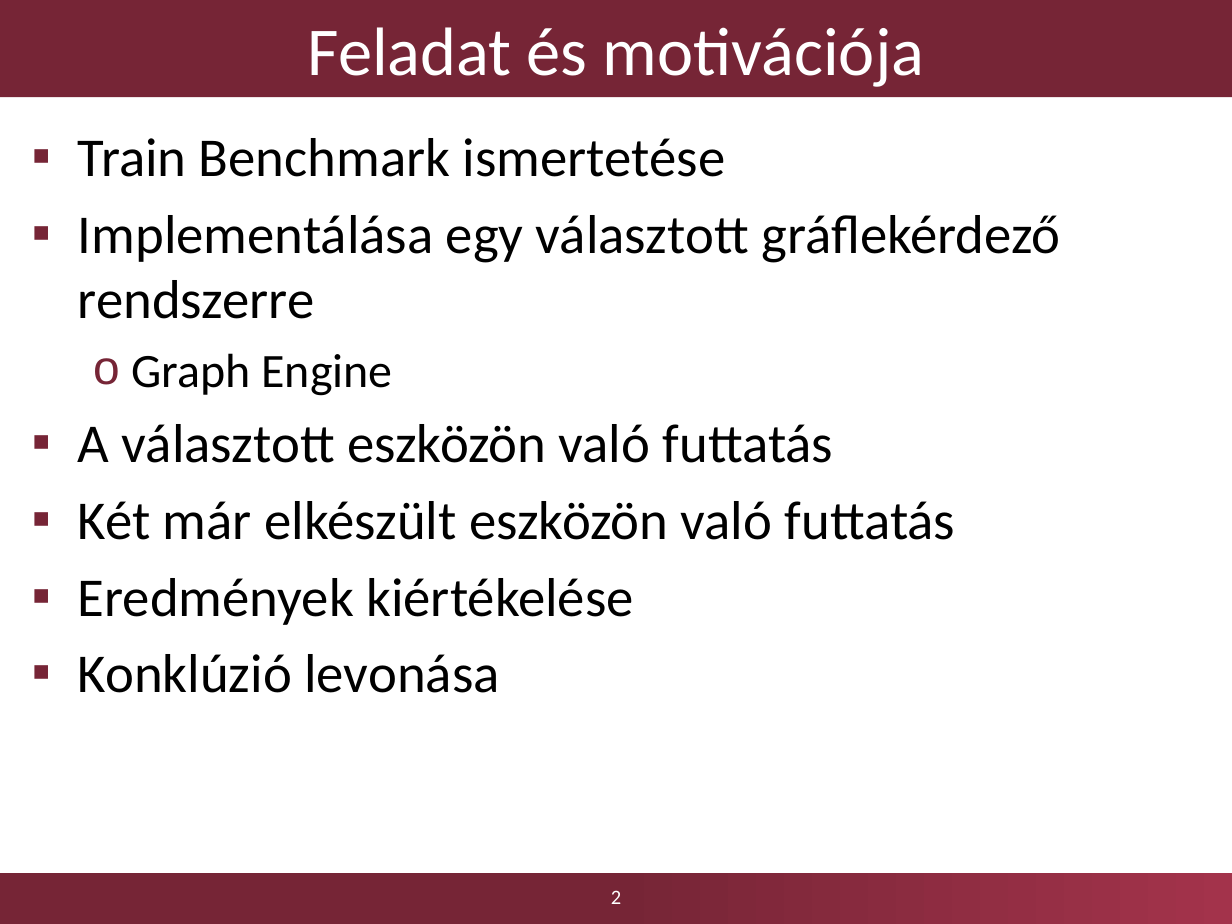
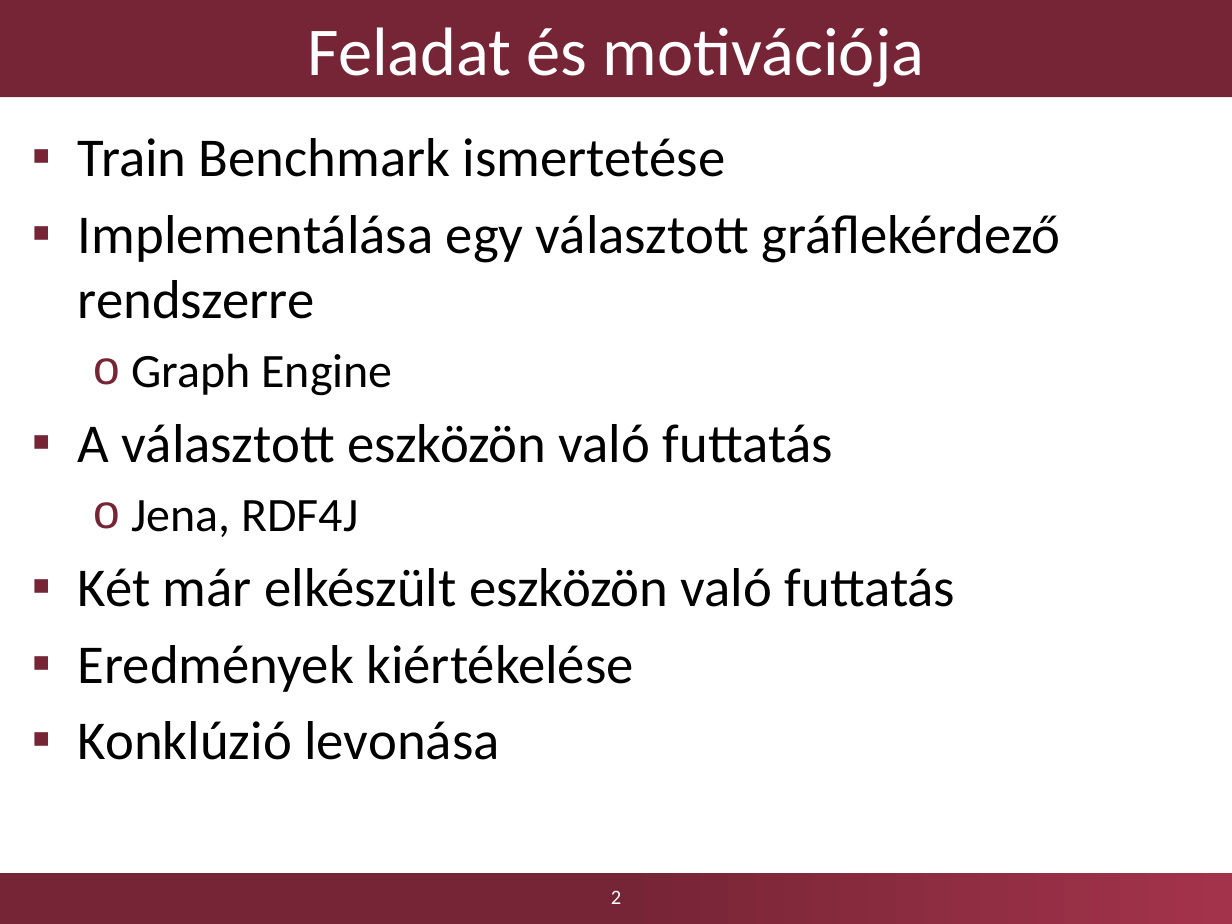
Before and after one commit to Kreestof/szakdolgozat-presentation, a slide deck: slide 2 of Dobosy_Kristof_szakdolgozat_2017_GraphEngine_0.pptx. Drawn at 1232x924 pixels with LibreOffice and Linux fonts; fonts in the diff are those of the drawing; background and template pictures are left out. Boxes give left, top, right and bottom in pixels: in the first picture for what was removed or moved away, otherwise in the second. Text is boxed around its words. In the diff, an @@ line names an element or a change of style, - is before the commit and + after.

```diff
--- a/Dobosy_Kristof_szakdolgozat_2017_GraphEngine_0.pptx
+++ b/Dobosy_Kristof_szakdolgozat_2017_GraphEngine_0.pptx
@@ text at (132,500,359,537): paragraph added @@
+  o Jena, RDF4J
```
Also in this commit, not shown: 11 other slides changed, 2 other files.
